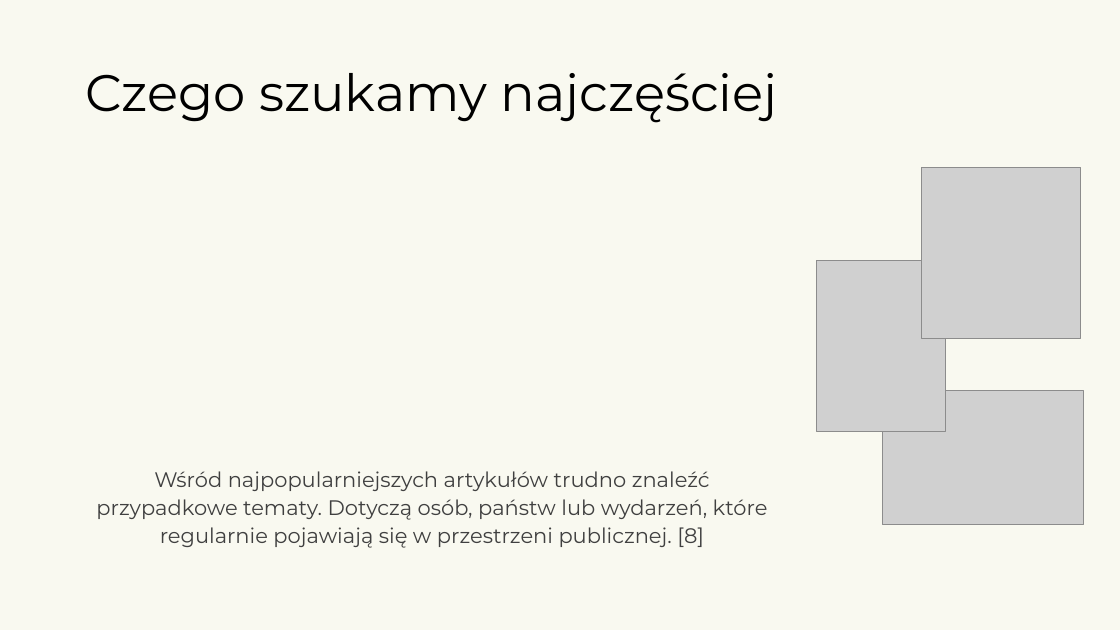
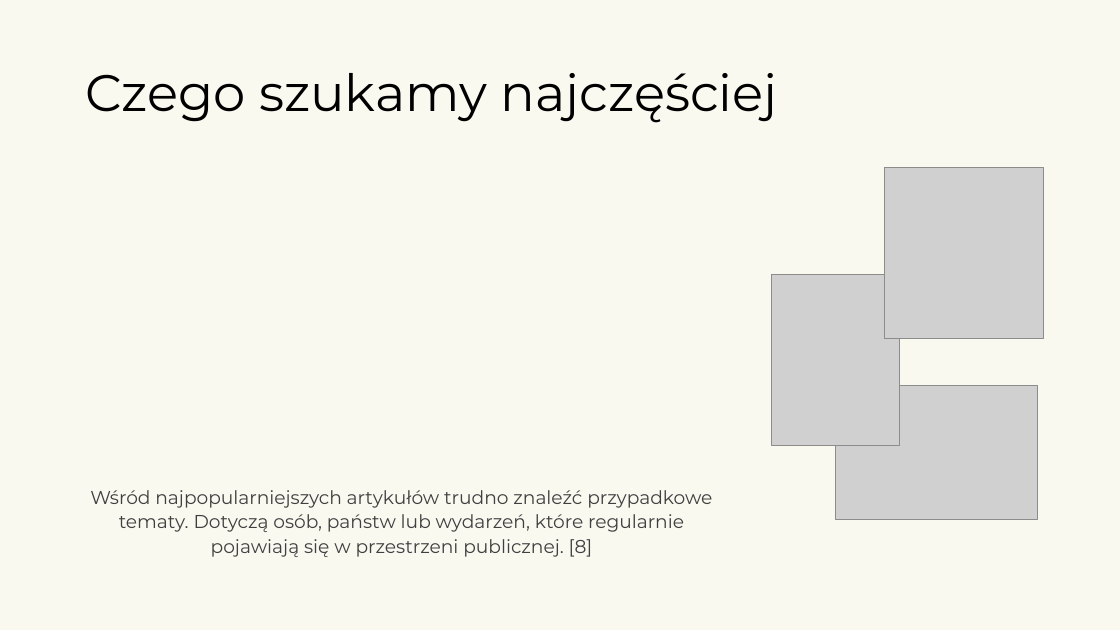
Before and after one commit to kotlarekm/BI_NGO_Wikipedia, a slide deck: slide 3 of storytelling/Storytelling.pptx. Drawn at 1120x630 pixels with LibreOffice and Linux fonts; fonts in the diff are those of the drawing; grey boxes stand for pictures; background and template pictures are left out. Boxes give left, top, right and bottom in pixels: in the first picture for what was removed or moved away, otherwise in the second. Text is boxed around its words. In the diff, an @@ line names an element or a change of style, - is before the commit and + after.

```diff
--- a/storytelling/Storytelling.pptx
+++ b/storytelling/Storytelling.pptx
@@ picture: place and size @@
-picture at box(922, 167, 1081, 339)
+picture at box(884, 167, 1043, 339)
@@ picture: place and size @@
-picture at box(817, 260, 945, 432)
+picture at box(771, 274, 900, 445)
@@ picture: place and size @@
-picture at box(882, 391, 1084, 524)
+picture at box(836, 386, 1038, 519)
@@ text "Wśród najpopularniejszych artykułów trudno znaleźć ...": place and size @@
-text "Wśród najpopularniejszych artykułów trudno znaleźć ..." at box(96, 471, 768, 548)
+text "Wśród najpopularniejszych artykułów trudno znaleźć ..." at box(90, 490, 712, 557)
@@ text "Wśród najpopularniejszych artykułów trudno znaleźć ..." at box(90, 490, 712, 557): size 18 to 16 pt @@
```
Also in this commit, not shown: 10 other slides changed, 1 slide removed, 1 other file.
